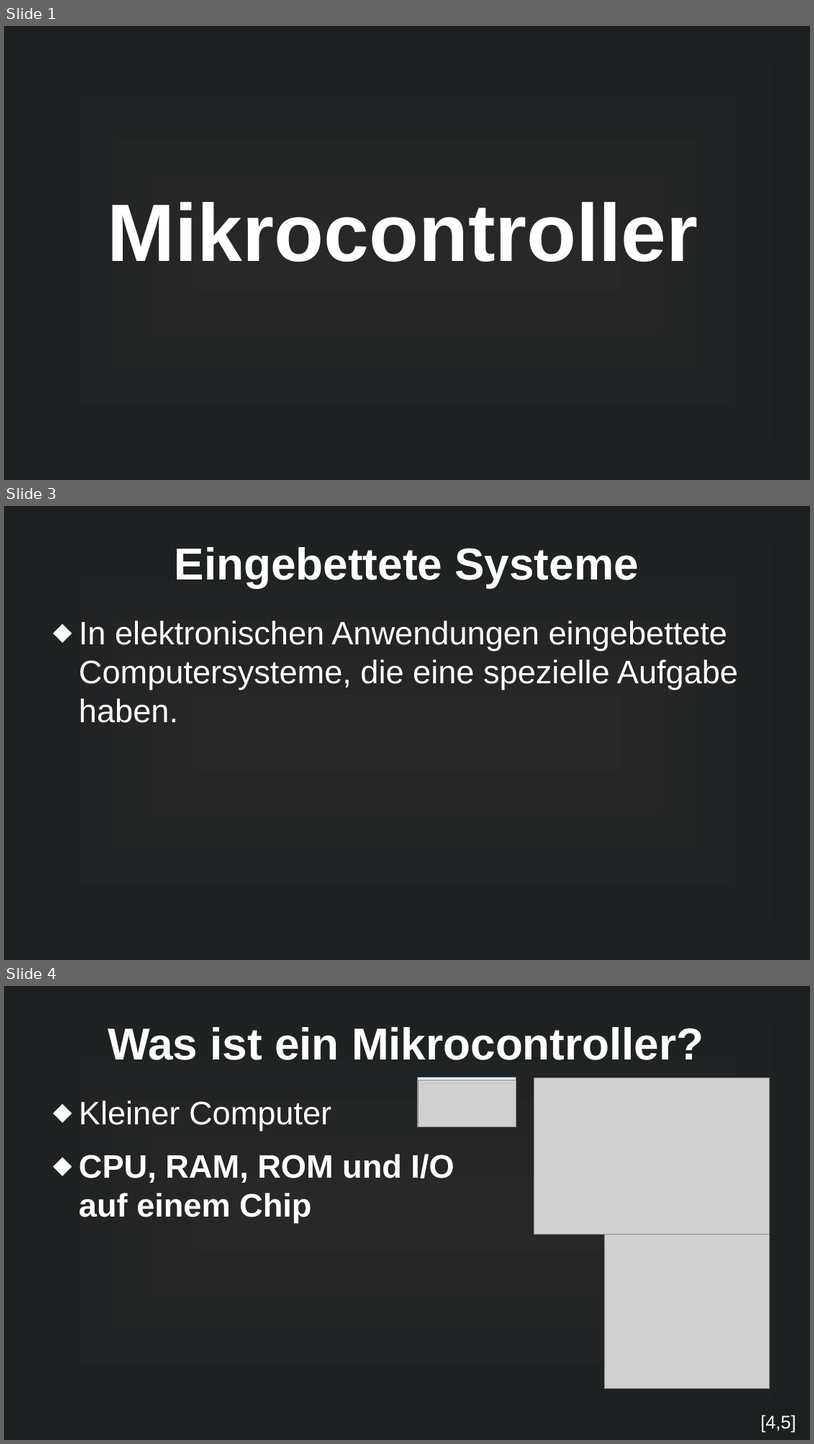
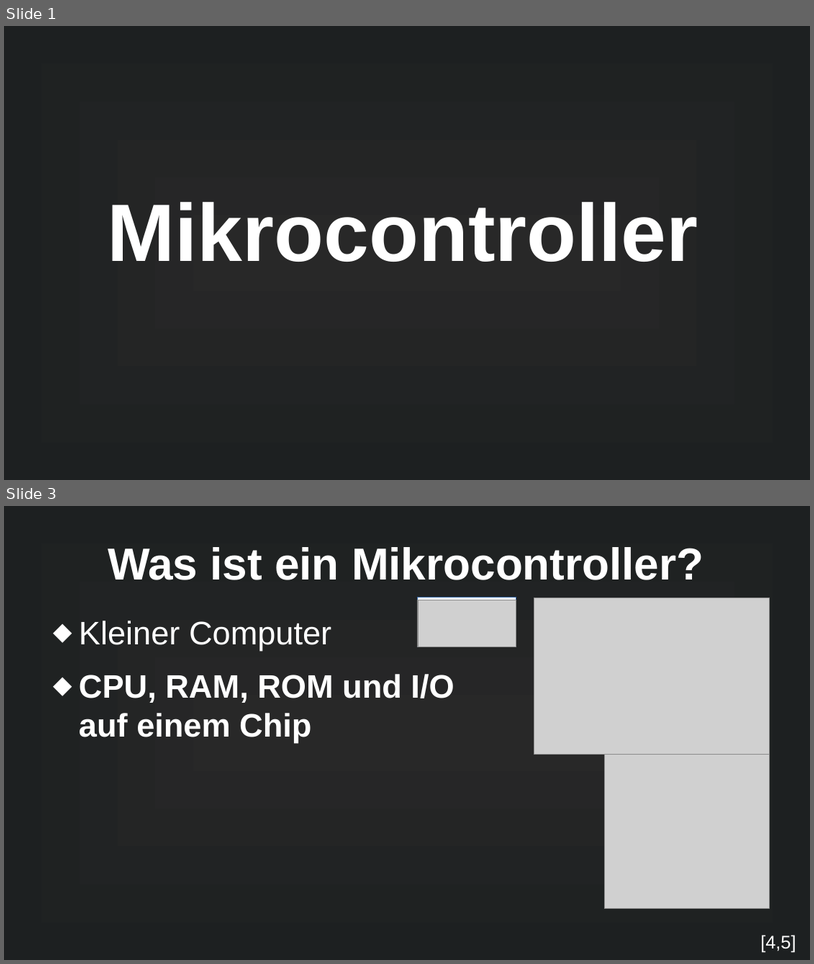
Before and after one commit to MuffinKran24/IMP_GFS, a slide deck: Mikrocontroller_GFS.odp. Shown one above the other, each under a label of ours: slides 1, 3 and 4 before the commit, slides 1 and 3 after it; the slides between them are not shown. The pictures are 814x1444 and 814x964 pixels, drawn with LibreOffice and Linux fonts; fonts in the diff are those of the drawing; grey boxes stand for pictures. Boxes give left, top, right and bottom in pixels: in the first picture for what was removed or moved away, otherwise in the second. Text is boxed around its words. In the diff, an @@ line names an element or a change of style, - is before the commit and + after.

```diff
--- a/Mikrocontroller_GFS.odp
+++ b/Mikrocontroller_GFS.odp
@@ slide 3 removed at (4, 506, 810, 960), background gradient #282828 to #1D2021 @@
@@ title removed at (175, 547, 638, 587) @@
-Eingebettete Systeme
@@ text removed at (79, 620, 738, 723) @@
-⬥ In elektronischen Anwendungen eingebettete Computersysteme, die eine spezielle Aufgabe haben.
@@ what was slide 4 is now slide 3 @@
```
Also in this commit, not shown: 3 slides changed, 1 slide added, 3 other files.
